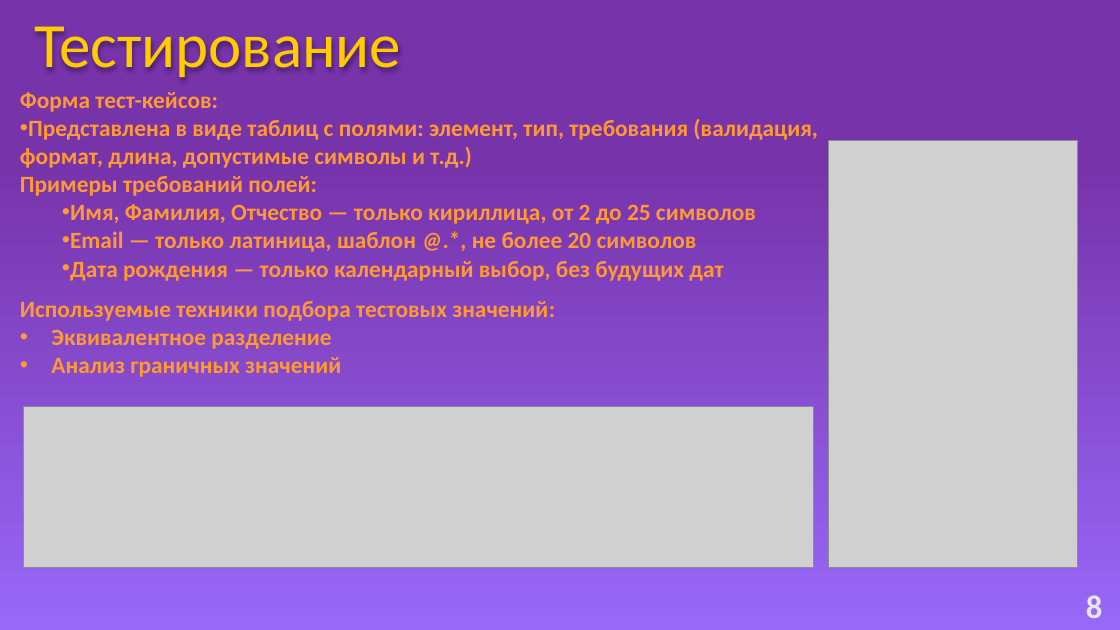
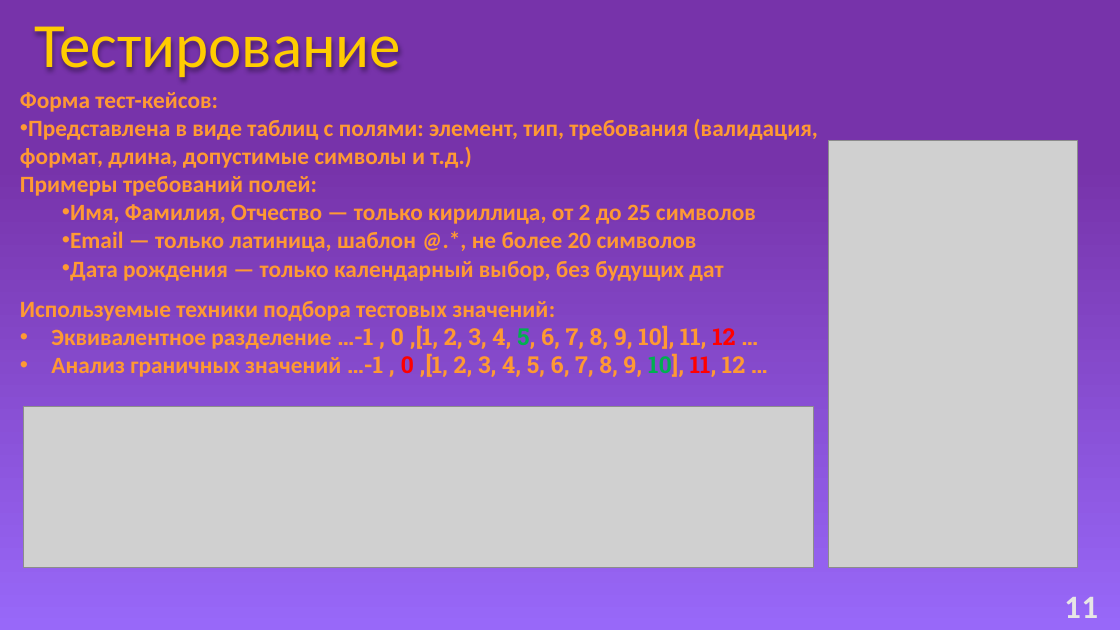
Before and after one commit to Baton4ik2007/Mdk, a slide deck: slide 11 of MDK.pptx (slide 8 before the commit). Drawn at 1120x630 pixels with LibreOffice and Linux fonts; fonts in the diff are those of the drawing; grey boxes stand for pictures. Boxes give left, top, right and bottom in pixels: in the first picture for what was removed or moved away, otherwise in the second. Text is boxed around its words. In the diff, an @@ line names an element or a change of style, - is before the commit and + after.

Commit message:
UPDATE

```diff
--- a/MDK.pptx
+++ b/MDK.pptx
@@ text at (x1=51, y1=325, x2=745, y2=377): text changed; font Calibri to Roboto Slab @@
-• Эквивалентное разделение
-• Анализ граничных значений
+• Эквивалентное разделение …-1 , 0 ,[1, 2, 3, 4, 5, 6, 7, 8, 9, 10], 11, 12 …
+• Анализ граничных значений …-1 , 0 ,[1, 2, 3, 4, 5, 6, 7, 8, 9, 10], 11, 12 …
@@ text at (x1=1064, y1=597, x2=1098, y2=618): text changed @@
-8
+11
```
Also in this commit, not shown: 6 other slides changed, 4 slides added, 1 slide removed.
